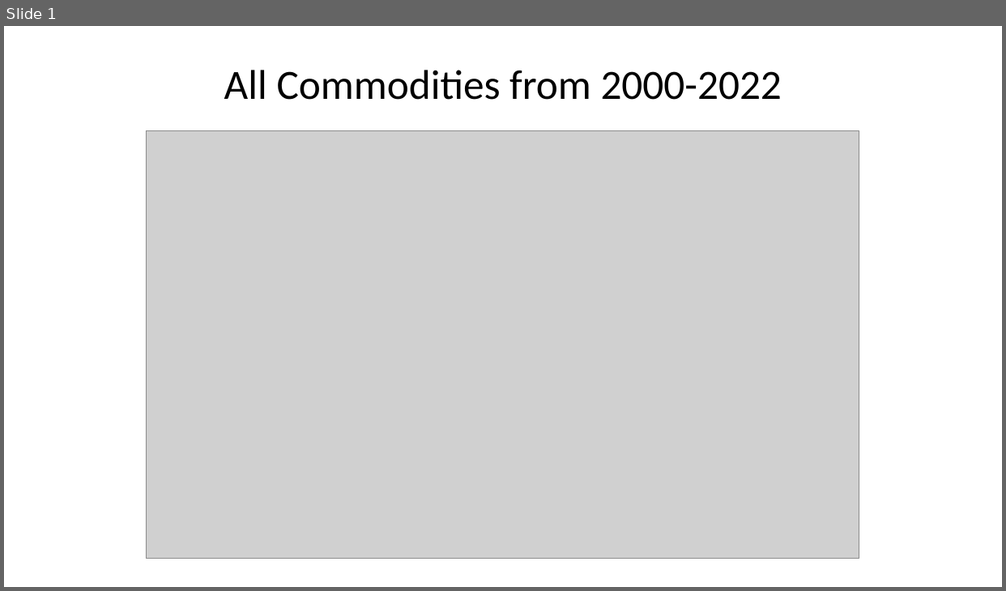
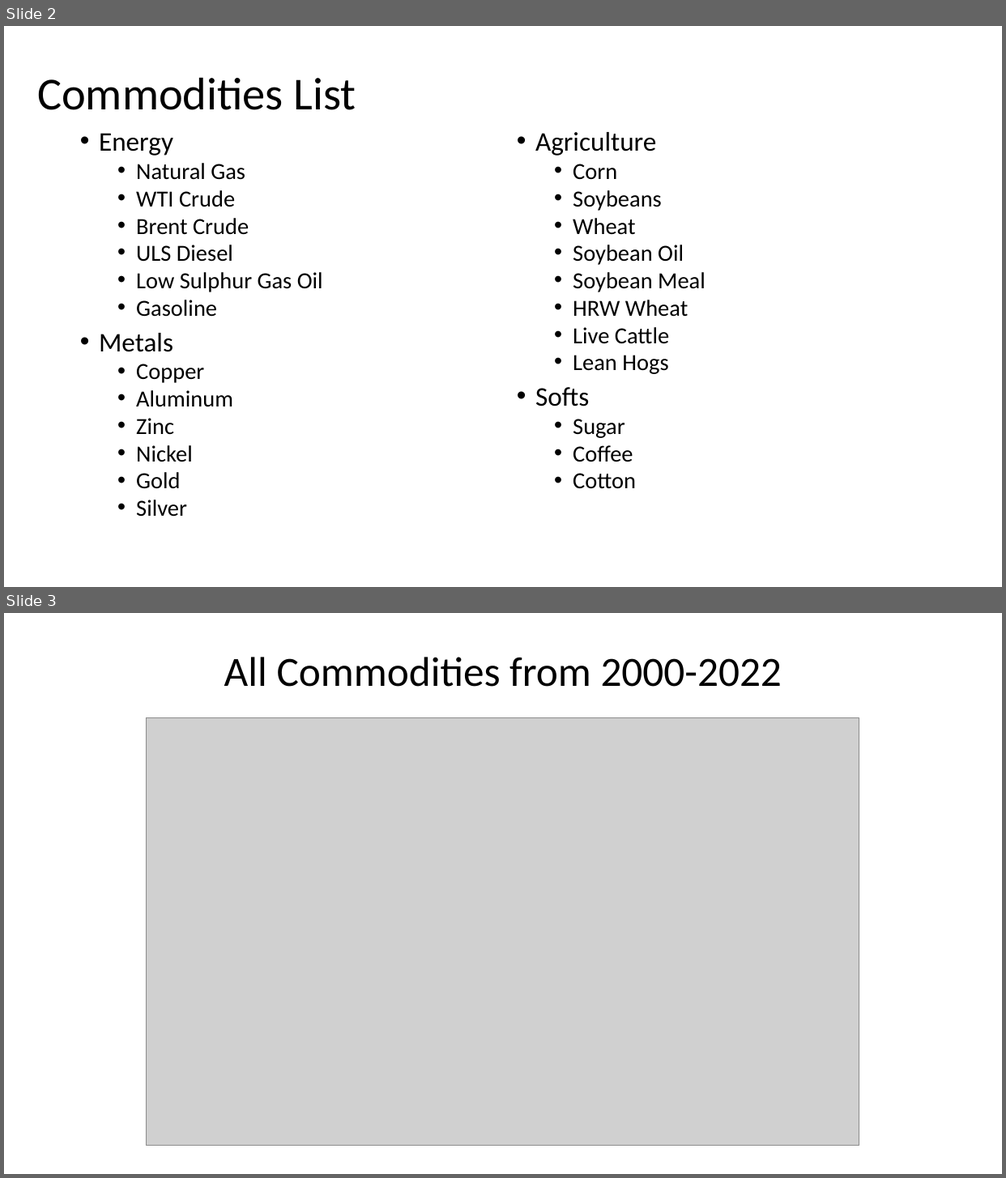
Before and after one commit to dylanmcgullam/Group-Project-1, a slide deck: outputs/energy_and_softs.pptx. Shown one above the other, each under a label of ours: slide 1 before the commit, slides 2 and 3 after it. The pictures are 1006x591 and 1006x1178 pixels, drawn with LibreOffice and Linux fonts; fonts in the diff are those of the drawing; grey boxes stand for pictures. Boxes give left, top, right and bottom in pixels: in the first picture for what was removed or moved away, otherwise in the second. Text is boxed around its words. In the diff, an @@ line names an element or a change of style, - is before the commit and + after.

```diff
--- a/outputs/energy_and_softs.pptx
+++ b/outputs/energy_and_softs.pptx
@@ slide 2 added at [4,26,1002,587], background #FFFFFF @@
@@ title added at [37,77,356,110], 44 pt, text #000000 @@
+Commodities List
@@ text added at [99,133,323,517], 22.2 pt, text #000000 @@
+• Energy
+  • Natural Gas
+  • WTI Crude
+  • Brent Crude
+  • ULS Diesel
+  • Low Sulphur Gas Oil
+  • Gasoline
+• Metals
+  • Copper
+  • Aluminum
+  • Zinc
+  • Nickel
+  • Gold
+  • Silver
@@ text added at [535,132,705,489], 22.2 pt, text #000000 @@
+• Agriculture
+  • Corn
+  • Soybeans
+  • Wheat
+  • Soybean Oil
+  • Soybean Meal
+  • HRW Wheat
+  • Live Cattle
+  • Lean Hogs
+• Softs
+  • Sugar
+  • Coffee
+  • Cotton
@@ what was slide 1 is now slide 3 @@
```
Also in this commit, not shown: 1 other slide added, 2 other files.
